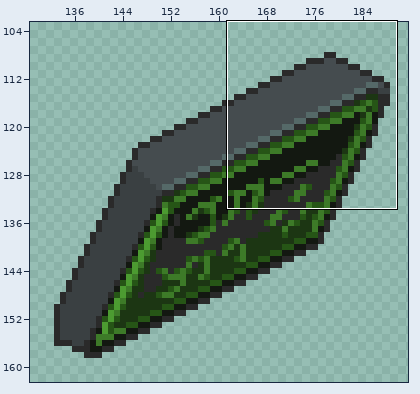
File history of a sprite sheet, trait-layers/ADS_XYZ/SIDE_X_ADS_5.png. Above, an overview of the earlier version with the close-up marked.
Close-up. The starting point:
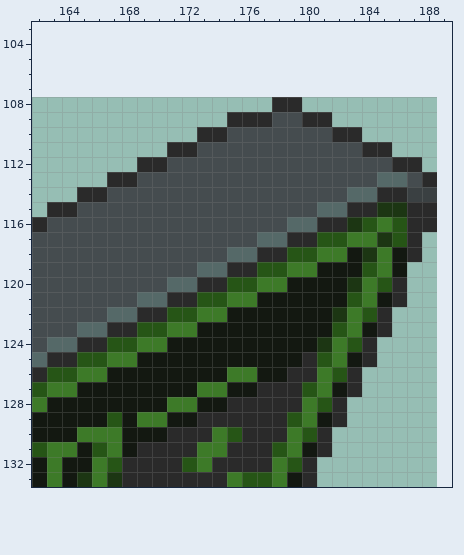
The file is 56x51 pixels. Shown: x 162..189, y 103..133. The old version is drawn lined up with the new one, on the new canvas. The wide view leaves out empty margins.
New version:
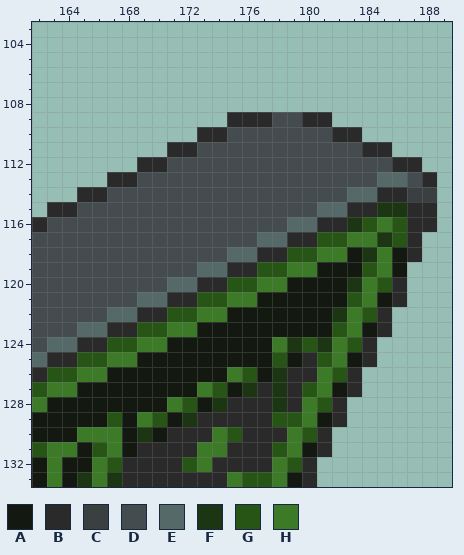
Palette (. is transparent): A #131811  B #2a2a2a  C #3a4042  D #454c4f  E #556968  F #1c3613  G #265516  H #3d7a28
Edits made:
canvas 56x51 -> 192x256, the old top-left corner now at 133,108
Changed rows in their new state; - is an unchanged pixel.
first column x 178:
108 ..
first column x 169:
124 ---------HFG
125 ---------G--
126 -------G-F--
127 -----G-F-F--
128 ---G-F---F--
129 -G-F-----G--
130 F-----------
Boxes around the changes in both close-ups, in picture pixels (x1, y1, x2, y2):
erased: (272, 97, 302, 112)
changed: (137, 337, 317, 442)
